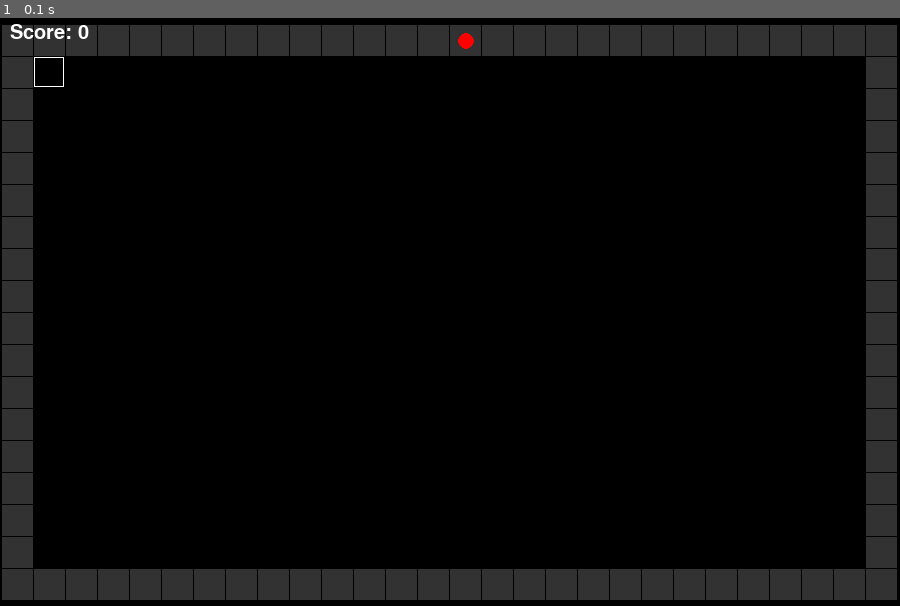
Above: before the commit, frame 1.
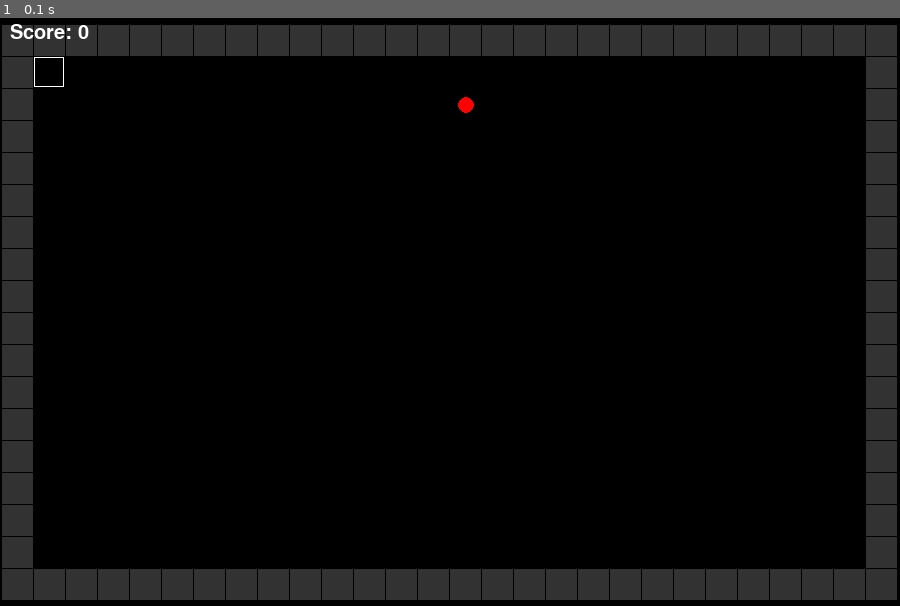
Above: after the commit, the same moment.

Repository: FoRVaiS/3522-assignment-1
Game: pygame game, started from src/cli.py
Two runs of this game, one before a commit and one after it. Both use one fixed random seed, a clock stepped at 60 frames per second and the inputs below.
Inputs:
- Up to frame 1 (0.1 s): no input

The runs differ from the first frame. In frame 1, less than 0.1% of the frame differs, in the area x 50-53%, y 2-17%.

Commit message:
feat(systems): create system to register games objects to the grid

Diff:
--- a/src/Game.py
+++ b/src/Game.py
@@ -13,7 +13,7 @@
 from World import World
 from Grid import Grid
 from UI import UI
-from System import RenderingSystem, KeyboardInputSystem, MovementSystem, AiFollowSystem, CollisionSystem, FoodSpawnSystem
+from System import RenderingSystem, KeyboardInputSystem, MovementSystem, AiFollowSystem, CollisionSystem, FoodSpawnSystem, GridObjectSystem
 from Component import BoxSpriteComponent, CircleSpriteComponent, TransformComponent, PhysicsBodyComponent, PlayerControllerComponent, AiFollowComponent
 
 
@@ -55,6 +55,7 @@
         self.pg_event_manager.subscribe(pygame.KEYDOWN, lambda event: self.world.reset() if event.key == pygame.K_r else None)
 
         self.food_spawn_system = FoodSpawnSystem(self.grid, self.world, [])
+        self.grid_object_system = GridObjectSystem(self.grid, [[TransformComponent]])
         self.rendering_system = RenderingSystem(self.window.get_surface(), [[TransformComponent, BoxSpriteComponent], [TransformComponent, CircleSpriteComponent]])
         self.keyboard_input_system = KeyboardInputSystem(self.pg_event_manager, [[PlayerControllerComponent, PhysicsBodyComponent]])
         self.movement_system = MovementSystem(self.grid, [[TransformComponent, PhysicsBodyComponent]])
@@ -85,6 +86,7 @@
 
         self.grid.clear_all()
 
+        self.grid_object_system.process(objects)
         self.food_spawn_system.process(objects)
         self.movement_system.process(objects)
         self.follow_system.process(objects)
--- a/src/System.py
+++ b/src/System.py
@@ -62,7 +62,6 @@
                 transform_component.x = next_cell_x * self.scale_factor + self.grid.get_x_offset()
                 transform_component.y = next_cell_y * self.scale_factor + self.grid.get_y_offset()
 
-                self.grid.add_cell(next_cell_x, next_cell_y, entity)
 
 
 class AiFollowSystem(System):
@@ -177,6 +176,25 @@
             # Spawn food
             food = Food(x * cell_size + grid_x, y * cell_size + grid_y)
             self.world.add_game_object(food)
+
+
+class GridObjectSystem(System):
+    def __init__(self, grid: Grid, component_lists: List[List[Type[Component]]]):
+        super().__init__(component_lists)
+        self.grid = grid
+
+    def process(self, game_objects: List[GameObject]):
+        for entity in self._filter_objects(game_objects):
+            transform_component = entity.get_component(TransformComponent)
+
+            if transform_component:
+                x, y = transform_component.x, transform_component.y
+                cell_size = self.grid.get_cell_size()
+
+                cell_x = int(x // cell_size)
+                cell_y = int(y // cell_size)
+
+                self.grid.add_cell(cell_x, cell_y, entity)
 
 
 class CollisionSystem(System):
